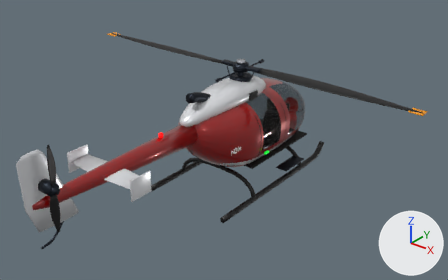
An edit to the glTF model ragdoll-crash-physics/blender/out/Helicopter.glb, drawn before and after from the same camera.
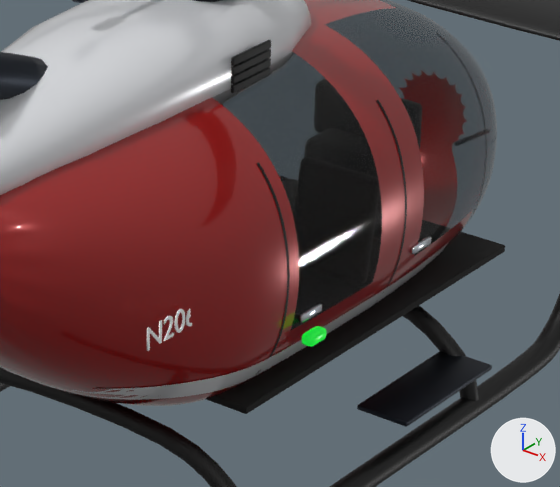
Each version is shown whole from a camera (50 mm lens) standing at (24.4, -32.3, 22.4) and looking at (1.6, -3.8, 4.8), then close up on the part from 45% to 71% of the width and 29% to 66% of the height. Every picture has the same lights, and +X, +Y and +Z are marked at lower right. The older version's two pictures come first. Vertices at exactly the same position are counted once.

Names of what the first close-up shows: 'Helicopter_Body', 'Helicopter_Spin1', 'Helicopter_Trim' and 1 more.
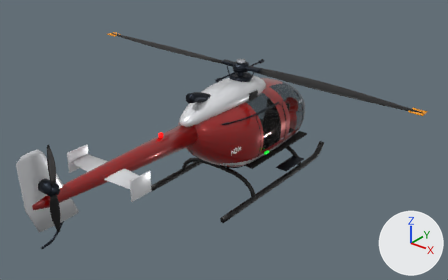
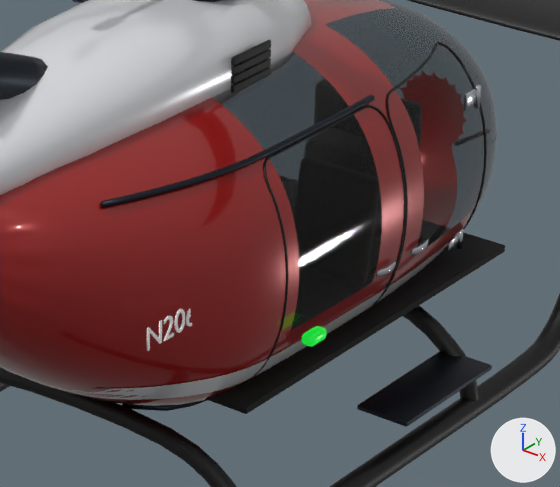
Where the change shows, as pixel boxes [x1, y1, x2, y2] in the close-ups (560 x 487 px; the box of a moved part takes in the faces that stretch with it):
part 1 of me_helicopter_trim, moved or reshaped (not visible afterwards)
    before: [299, 304, 322, 323]
part 2 of me_helicopter_trim, added
    after: [456, 229, 463, 249]
part 3 of me_helicopter_trim, added
    after: [446, 234, 459, 252]
part 4 of me_helicopter_trim, added
    after: [474, 85, 481, 108]
part 5 of me_helicopter_trim, added
    after: [463, 89, 477, 111]
part 6 of me_helicopter_trim, added
    after: [376, 261, 396, 277]
part 7 of me_helicopter_trim, added
    after: [100, 94, 375, 208]
part 8 of me_helicopter_trim, added
    after: [122, 399, 207, 411]
part 9 of me_helicopter_trim, built on
    before: [221, 32, 487, 385]
    after: [221, 42, 487, 387]

What changed in the scene script:
```text
Change me_helicopter_trim:
    used by ob_helicopter_trim; location = (0.0, 0.0, 0.0)
    remove me_helicopter_trim.from_pydata(...)  # 5202 vertices, 9752 faces; spans x -3.5..3.5, y -17.2..7.6, z 0.1..8.6
    add me_helicopter_trim.from_pydata(...)  # 8072 vertices, 15920 faces; spans x -3.5..3.5, y -17.2..7.6, z 0.1..8.6
    me_helicopter_trim part 1: the loose piece of 56 vertices spanning x 2.9, y -1.2..-0.7, z 3.4..3.5 is scaled about its middle by (0.666, 0.649, 2.83), then moved by (-5.3, 4.9, 1.6)
    me_helicopter_trim part 2: a new loose piece, a 10-sided cylinder along z spanning x 2.234..2.329, y 4.061..4.161, z 2.496..2.846, in mat_chrome
    me_helicopter_trim part 3: the loose piece of 56 vertices spanning x 0.6..2.0, y 2.0..3.2, z 2.4..2.8 is copied, and the copy is scaled about its middle by (0.0266, 0.278, 1.19), then moved by (1.0, 1.3, 0.1), in mat_chrome; it spans x 2.2..2.3, y 3.8..4.1, z 2.5..2.8
    me_helicopter_trim part 4: a new loose piece, a 10-sided cylinder along z spanning x 2.4..2.496, y 4.068..4.168, z 4.945..5.295, in mat_chrome
    me_helicopter_trim part 5: the loose piece of 56 vertices spanning x 2.8..2.9, y 1.8..2.3, z 3.4..3.5 is copied, and the copy is scaled about its middle by (0.666, 0.649, 2.83), then moved by (-0.5, 1.9, 1.6); it spans x 2.4..2.5, y 3.8..4.1, z 5.0..5.3
    me_helicopter_trim part 6: a new loose piece of 410 vertices spanning x 2.9..3.0, y 0.8..1.2, z 3.4..3.5, in mat_chrome
    me_helicopter_trim part 7: a new loose piece of 85 vertices spanning x 1.6..2.4, y -4.1..1.3, z 5.9..6.0, in mat_steel
    me_helicopter_trim part 8: a new loose piece of 60 vertices spanning x 0.7..1.6, y -2.5..1.3, z 1.8..1.9, in mat_steel
    me_helicopter_trim part 9: 70 vertices moved within x -2.9..2.9, y -1.6..4.3, z 2.1..5.8; 296 vertices removed from x -3.0..3.0, y -1.6..4.3, z 1.9..5.9; 1864 vertices added at x -3.0..3.0, y -1.6..4.3, z 1.9..5.9
    other edits to the shape of me_helicopter_trim do not show in these pictures
```
